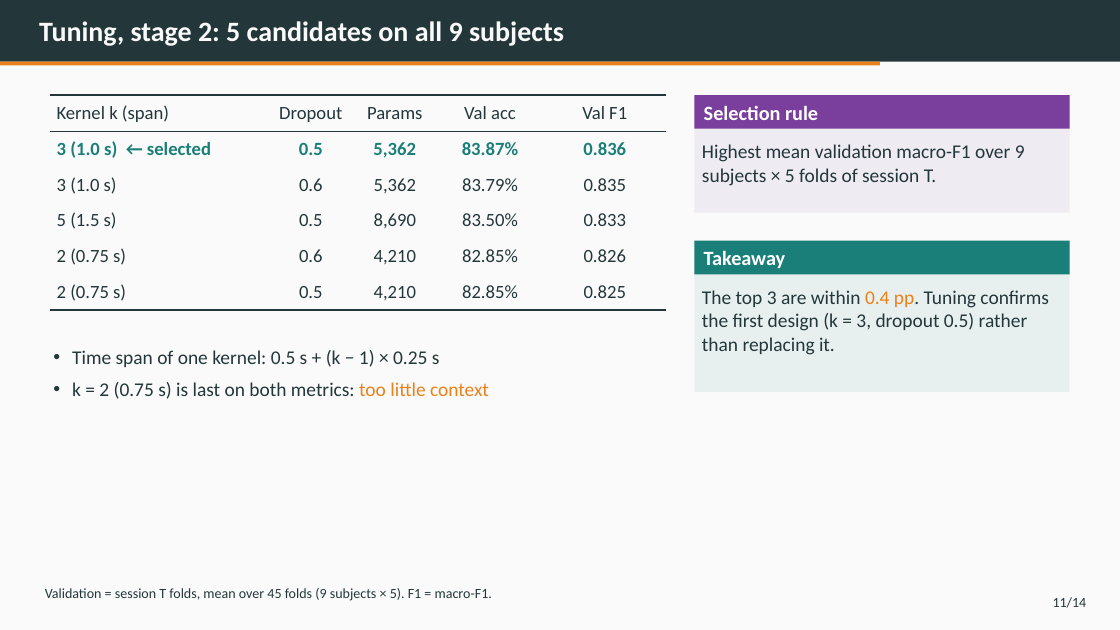
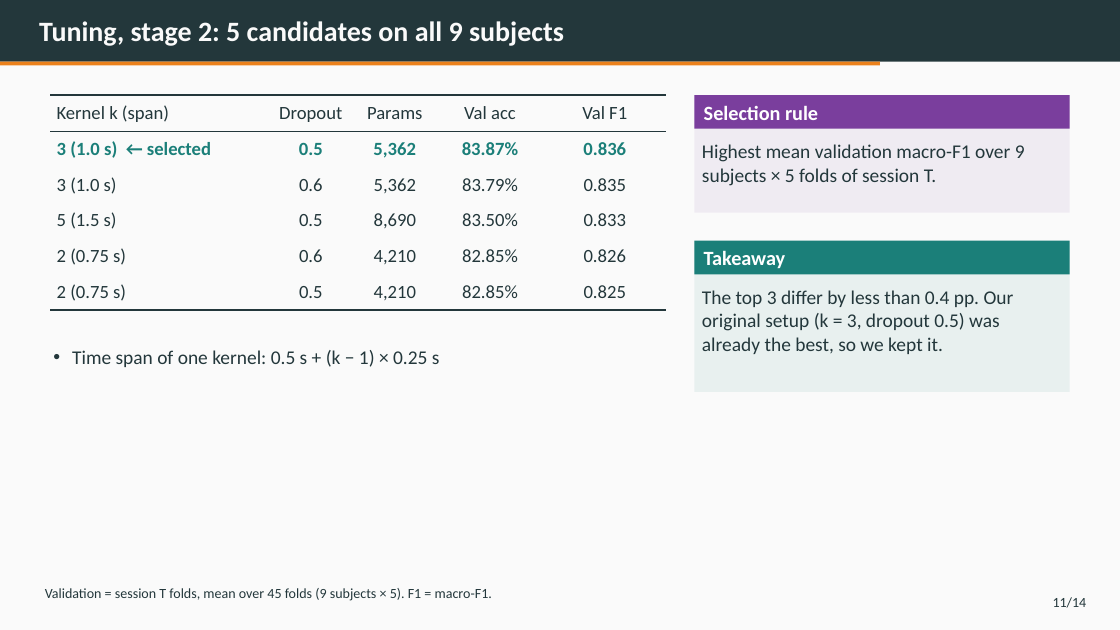
Before and after one commit to pratch/frontier-hw-bci, a slide deck: slide 11 of docs/final_slides/HWNet_Final_Presentation.pptx. Drawn at 1120x630 pixels with LibreOffice and Linux fonts; fonts in the diff are those of the drawing. Boxes give left, top, right and bottom in pixels: in the first picture for what was removed or moved away, otherwise in the second. Text is boxed around its words. In the diff, an @@ line names an element or a change of style, - is before the commit and + after.

```diff
--- a/docs/final_slides/HWNet_Final_Presentation.pptx
+++ b/docs/final_slides/HWNet_Final_Presentation.pptx
@@ text at (702, 290, 1014, 354): text changed @@
-The top 3 are within 0.4 pp. Tuning confirms the first design (k = 3, dropout 0.5) rather than replacing it.
+The top 3 differ by less than 0.4 pp. Our original setup (k = 3, dropout 0.5) was already the best, so we kept it.
@@ text at (72, 382, 489, 399): paragraph removed @@
-• k = 2 (0.75 s) is last on both metrics: too little context
```
Also in this commit, not shown: 3 other slides changed, 1 slide added.
